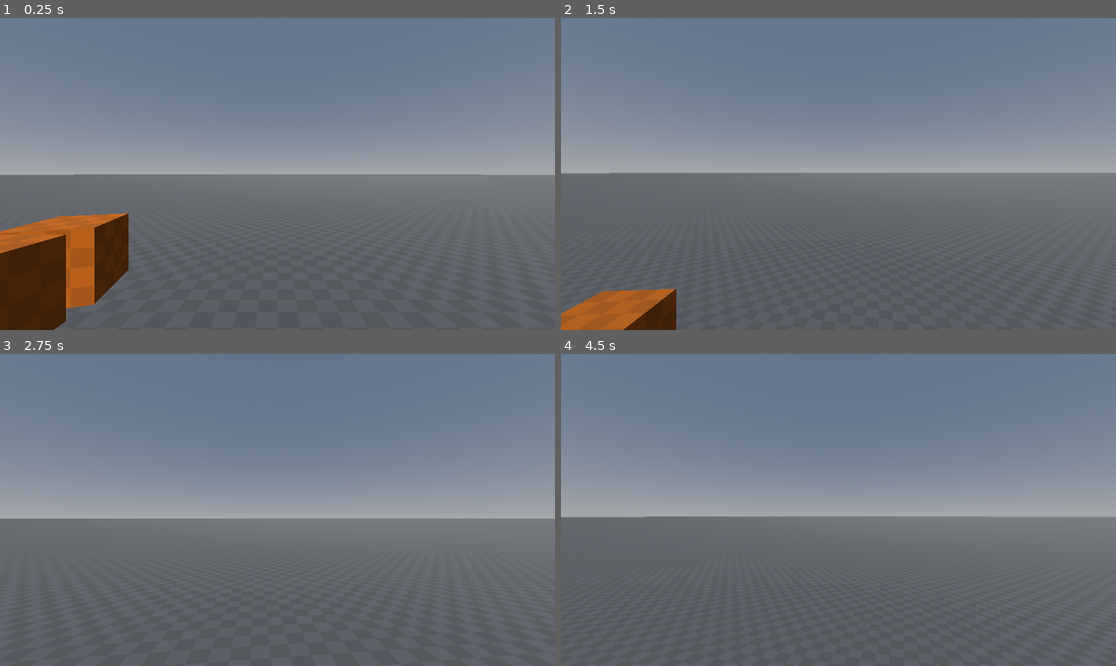
Above: before the commit, frames 1-4 (two rows, left to right).
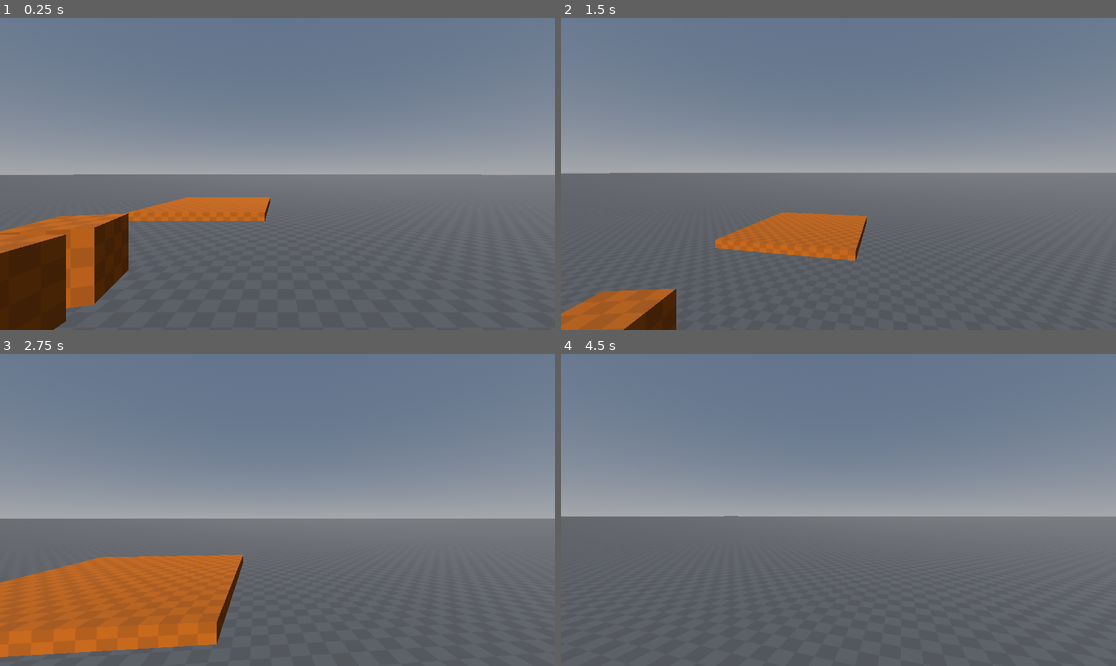
Above: after the commit, the same moments.

Repository: pbentes/Source-Engine-Movement
Game: Godot game, scene res://levels/devtest/devtest.tscn
Same seed, same stepped clock (60 frames per second), same inputs: the game is played once before the commit and once after it.
Inputs (mouse positions are in pixels of both pictures, inside the frame that each line leads up to):
- Up to frame 1 (0.25 s): no input
- Up to frame 2 (1.5 s): tap Enter at 0.5 s; move the mouse to (866, 174) at 0.52 s; hold Ctrl (duck) 0.53-1.28 s; hold W (move_forward) from 0.53 s (still down); tap Space (jump) at 0.77 s; move the mouse to (810, 174) at 1.27 s; tap Shift (walk) at 1.35 s
- Up to frame 3 (2.75 s): keep holding W (move_forward); tap Space (jump) at 1.52 s; move the mouse to (288, 503) at 2.02 s; hold Ctrl (duck) from 2.03 s (still down)
- Up to frame 4 (4.5 s): keep holding W (move_forward); move the mouse to (832, 516) at 2.77 s; release Ctrl (duck) at 2.78 s; tap Shift (walk) at 2.85, 4.35 s; tap Space (jump) at 3.02, 3.77, 4.25 s; move the mouse to (877, 513) at 3.52 s; hold Ctrl (duck) 3.53-4.28 s; move the mouse to (794, 506) at 4.27 s

The runs differ from the first frame. In frame 1, 1.7% of the frame differs, in the area x 22-49%, y 57-66%; in frame 2, 3.0%; in frame 3, 12%, in the area x 0-44%, y 64-98%; in frame 4, less than 0.1%.

Commit message:
Added a new step obstacle to test the functionality of steping over objects

Diff:
--- a/levels/devtest/devtest.tscn
+++ b/levels/devtest/devtest.tscn
@@ -30,6 +30,9 @@
 
 [sub_resource type="BoxMesh" id="BoxMesh_2fetm"]
 size = Vector3(10, 5, 10)
+
+[sub_resource type="BoxMesh" id="BoxMesh_mjdeu"]
+size = Vector3(5, 0.3, 5)
 
 [node name="Devtest" type="Node3D"]
 
@@ -68,4 +71,10 @@
 use_collision = true
 mesh = SubResource("BoxMesh_2fetm")
 
+[node name="Step" type="CSGMesh3D" parent="."]
+transform = Transform3D(0.99999, 0, -0.00441563, 0, 1, 0, 0.00441563, 0, 0.99999, -2.946, 0.15, -9.852)
+material_override = ExtResource("2_h0dxl")
+use_collision = true
+mesh = SubResource("BoxMesh_mjdeu")
+
 [node name="Player" parent="." instance=ExtResource("4_gq5tr")]
Not shown: 1 places in levels/devtest/devtest.tscn that only renumber resources
